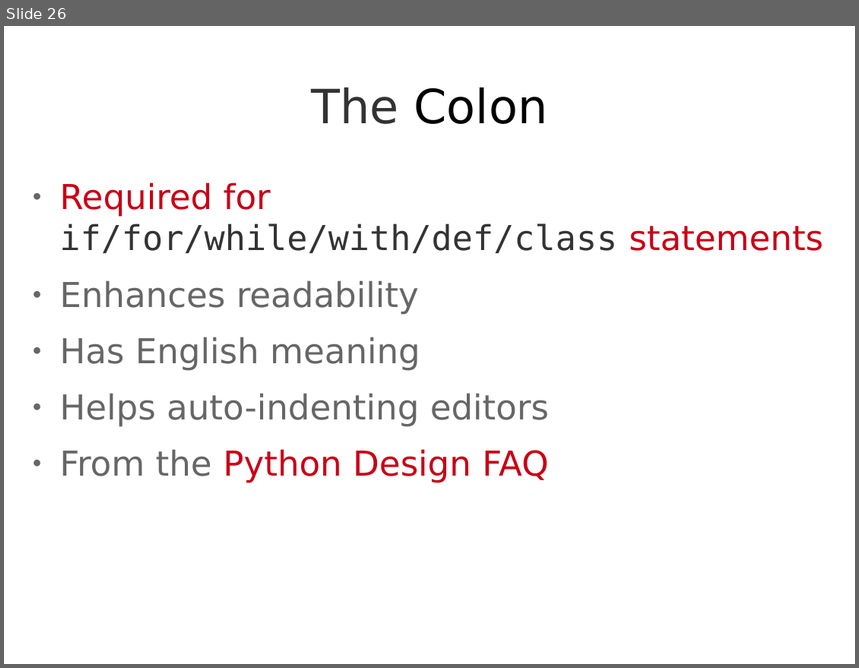
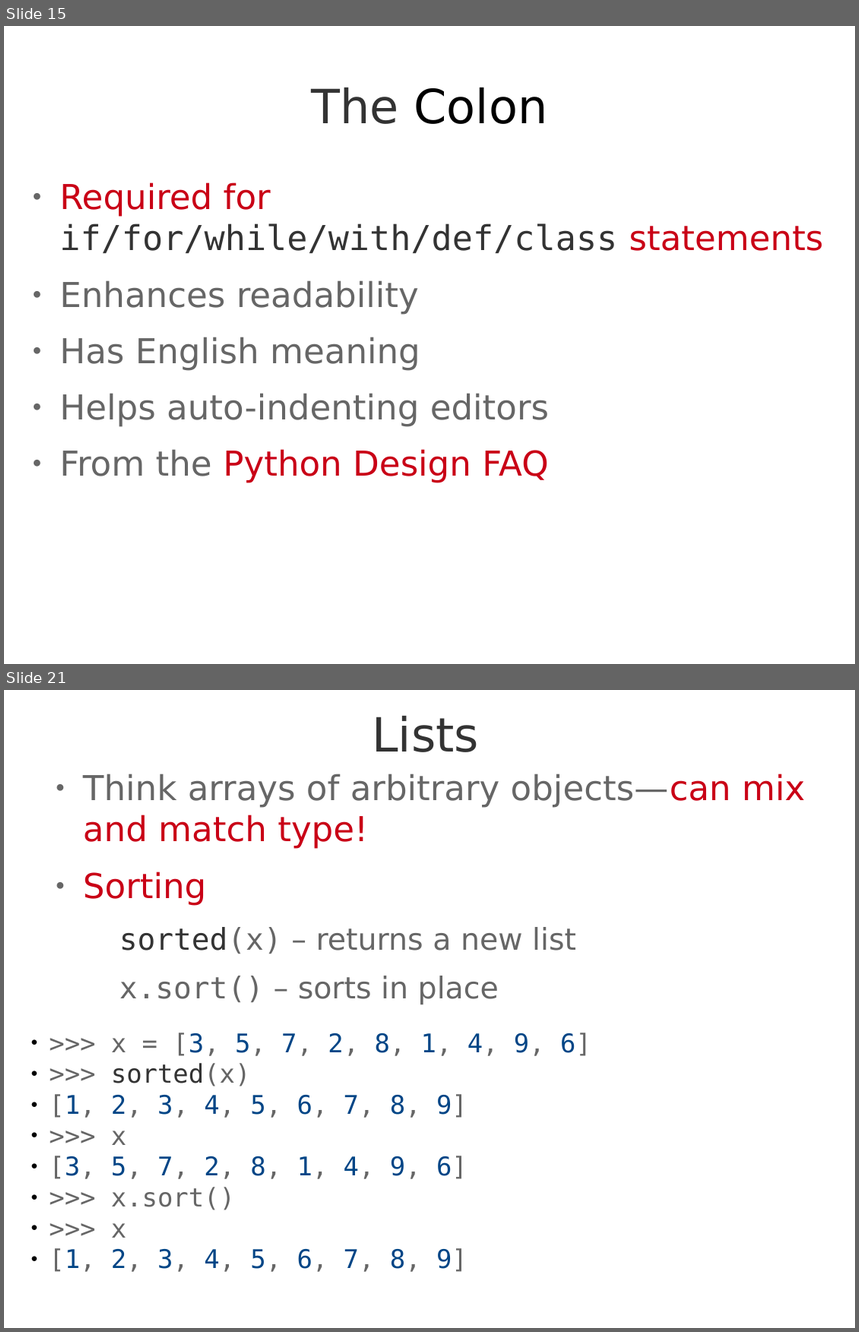
Before and after one commit to theonewolf/15-441-Recitation-Sessions, a slide deck: recitation4/src/recitation4.odp. Shown one above the other, each under a label of ours: slide 26 before the commit, slides 15 and 21 after it; the slides between them are not shown. The pictures are 859x668 and 859x1332 pixels, drawn with LibreOffice and Linux fonts; fonts in the diff are those of the drawing. Boxes give left, top, right and bottom in pixels: in the first picture for what was removed or moved away, otherwise in the second. Text is boxed around its words. In the diff, an @@ line names an element or a change of style, - is before the commit and + after.

```diff
--- a/recitation4/src/recitation4.odp
+++ b/recitation4/src/recitation4.odp
@@ slide 21 added at [4,690,855,1328], background #FFFFFF @@
@@ title added at [372,716,479,752], 44 pt, text #333333 @@
+Lists
@@ text added at [83,774,805,1005], 32 pt, text #666666 @@
+● Think arrays of arbitrary objects—can mix and match type!
+● Sorting
+  sorted(x) – returns a new list
+  x.sort() – sorts in place
@@ text added at [49,1033,591,1272], 24 pt, text #666666 @@
+● >>> x = [3, 5, 7, 2, 8, 1, 4, 9, 6]
+● >>> sorted(x)
+● [1, 2, 3, 4, 5, 6, 7, 8, 9]
+● >>> x
+● [3, 5, 7, 2, 8, 1, 4, 9, 6]
+● >>> x.sort()
+● >>> x
+● [1, 2, 3, 4, 5, 6, 7, 8, 9]
@@ what was slide 26 is now slide 15 @@
```
Also in this commit, not shown: 13 slides changed, 29 other slides added, 10 slides removed, 4 other files.
